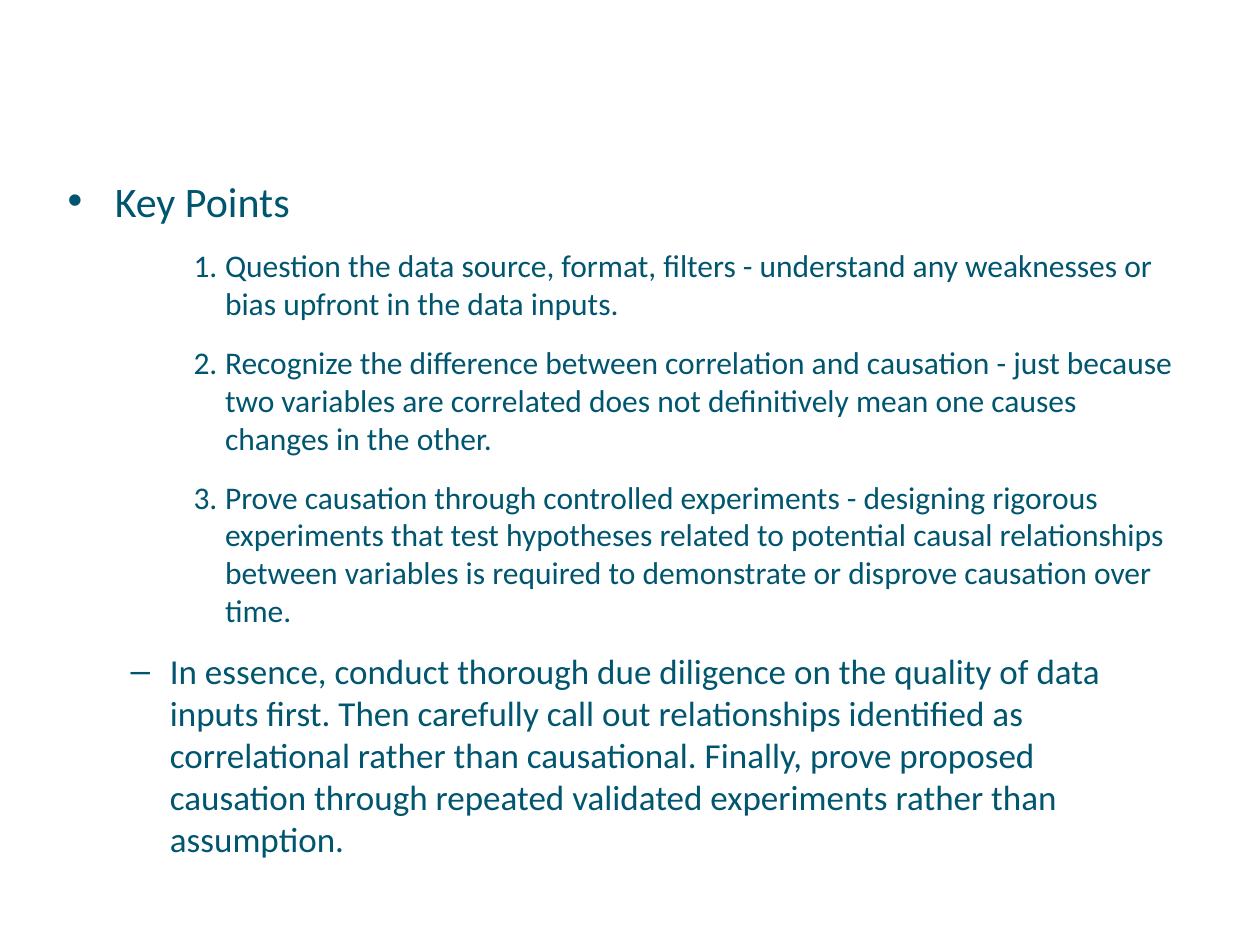
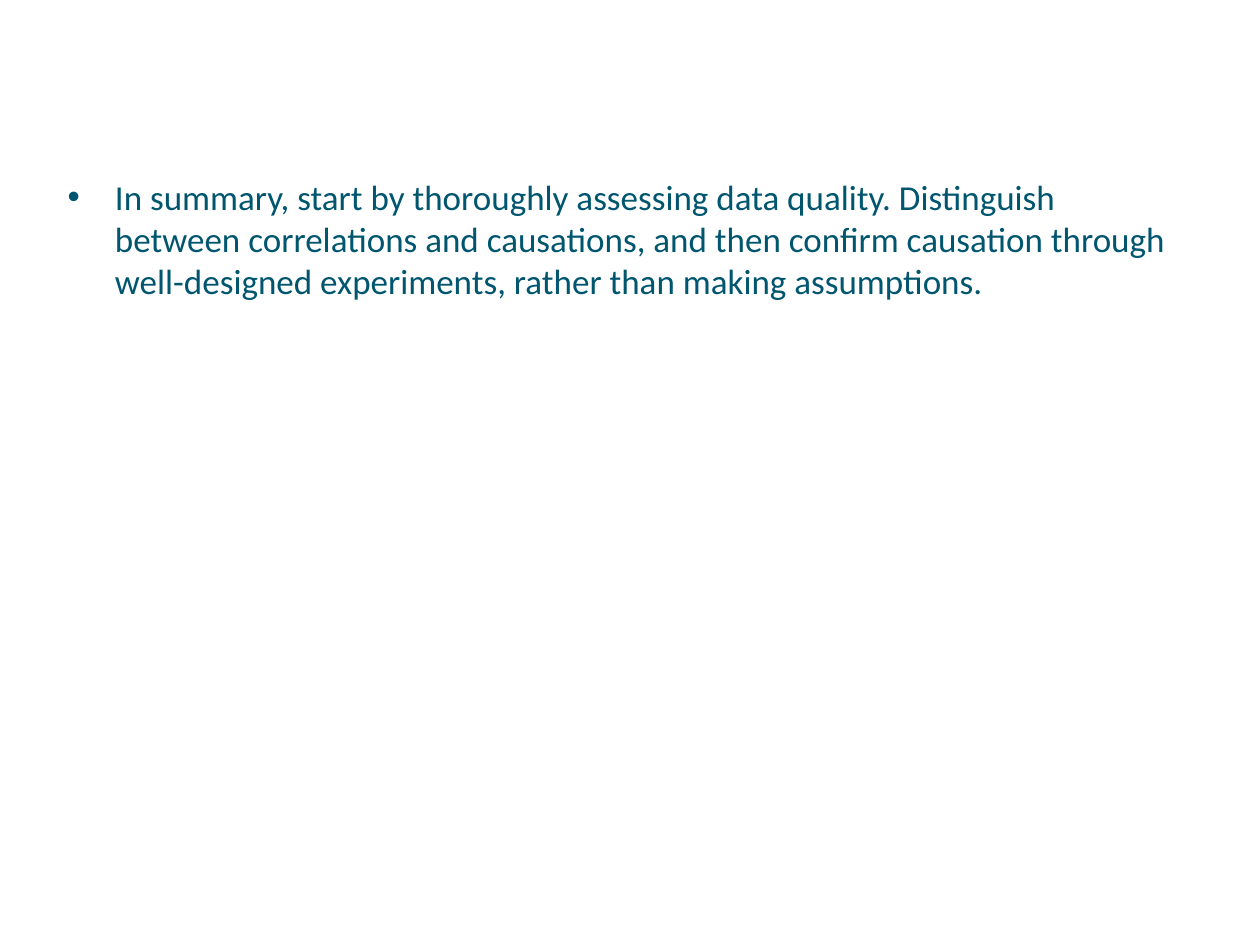
Before and after one commit to a099954/ABC-Program, a slide deck: slide 27 of Data Literacy/Day 2 Questioning Data /02-Questioning Data - Final.pptx (slide 30 before the commit). Drawn at 1260x945 pixels with LibreOffice and Linux fonts; fonts in the diff are those of the drawing; background and template pictures are left out. Boxes give left, top, right and bottom in pixels: in the first picture for what was removed or moved away, otherwise in the second. Text is boxed around its words. In the diff, an @@ line names an element or a change of style, - is before the commit and + after.

```diff
--- a/Data Literacy/Day 2 Questioning Data /02-Questioning Data - Final.pptx
+++ b/Data Literacy/Day 2 Questioning Data /02-Questioning Data - Final.pptx
@@ text at bbox=[115, 185, 1165, 300]: text changed; size 18 to 20 pt @@
-• Key Points
-    1. Question the data source, format, filters - understand any weaknesses or bias upfront in the data inputs.
-    2. Recognize the difference between correlation and causation - just because two variables are correlated does not definitively mean one causes changes in the other.
-    3. Prove causation through controlled experiments - designing rigorous experiments that test hypotheses related to potential causal relationships between variables is required to demonstrate or disprove causation over time.
-  – In essence, conduct thorough due diligence on the quality of data inputs first. Then carefully call out relationships identified as correlational rather than causational. Finally, prove proposed causation through repeated validated experiments rather than assumption.
+• In summary, start by thoroughly assessing data quality. Distinguish between correlations and causations, and then confirm causation through well-designed experiments, rather than making assumptions.
```
Also in this commit, not shown: 22 other slides changed, 8 slides added, 6 slides removed, 6 other files.
